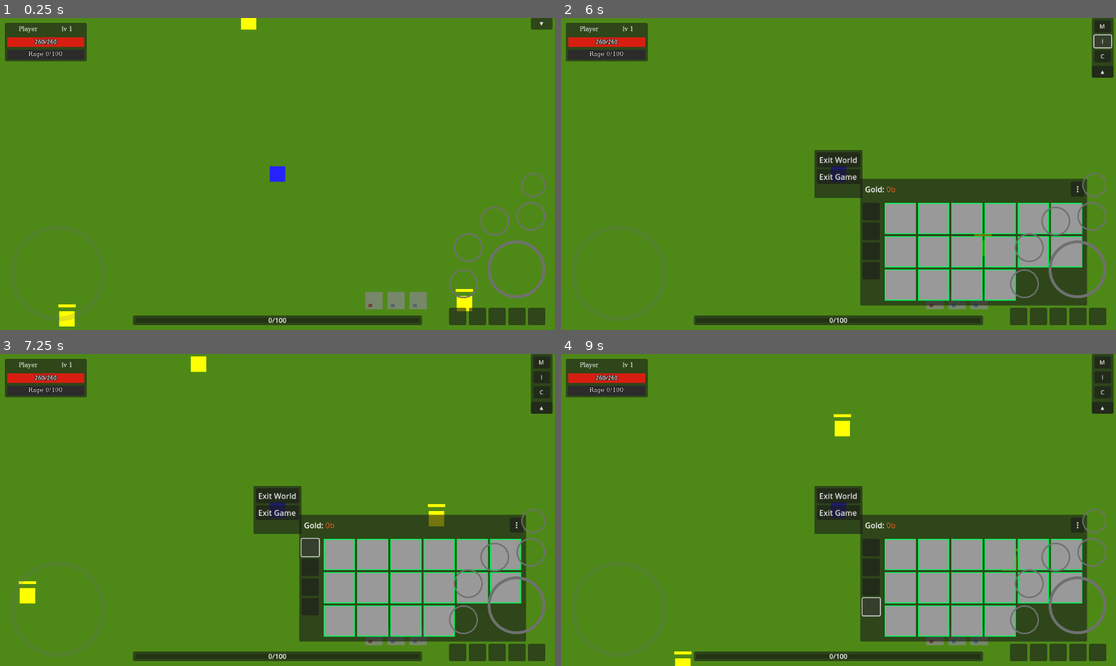
Above: before the commit, frames 1-4 (two rows, left to right).
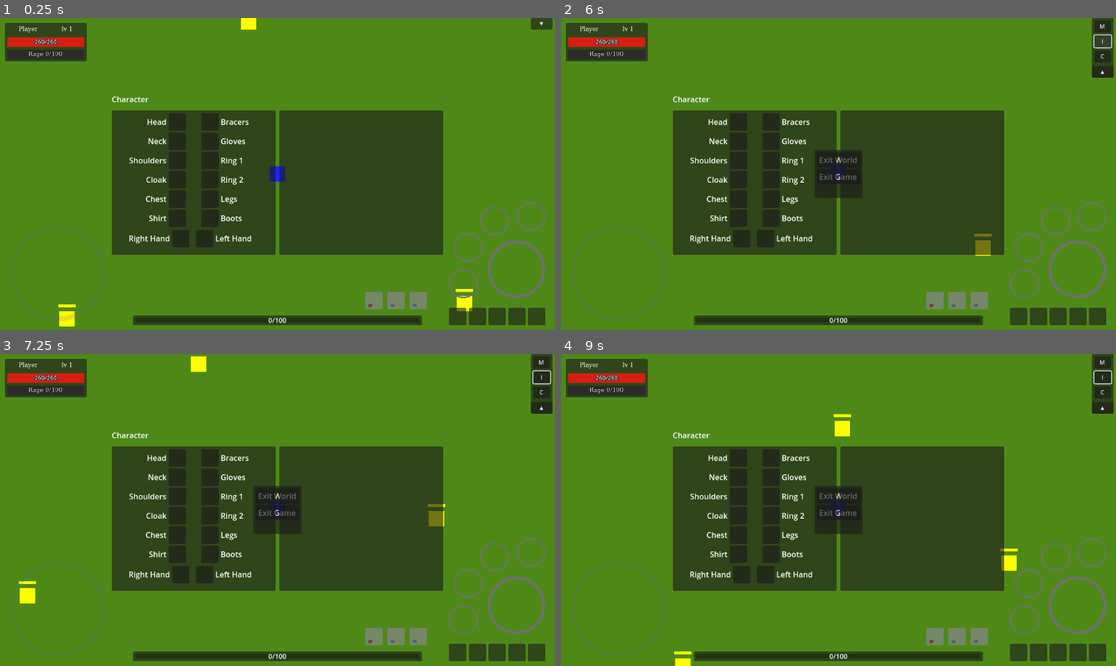
Above: after the commit, the same moments.

Repository: denisshkytko/mmo-mvp-godot
Game: Godot game, scene res://game/scenes/Main.tscn
The game is run twice, just before and just after one commit, with the same random seed, the same clock (stepped at 60 frames per second) and the same inputs. This scene is started directly instead of the project's main scene. The engine's default icon, where the game draws it, is replaced by a stand-in: a white triangle on a blue panel in a dark square.
Inputs (mouse positions are in pixels of both pictures, inside the frame that each line leads up to):
- Up to frame 1 (0.25 s): no input
- Up to frame 2 (6 s): click (1016, 317) at 0.5 s; click (1038, 317) at 1.25 s; click (1060, 317) at 2 s; click (1077, 317) at 2.75 s; click (1099, 317) at 3.5 s; click "▼" at 4.25 s; click "M" at 5 s; click "I" at 5.75 s
- Up to frame 3 (7.25 s): click (310, 547) at 6.52 s
- Up to frame 4 (9 s): click (871, 566) at 7.27 s; click (871, 588) at 8.02 s; click (871, 606) at 8.77 s

The runs differ from the first frame. In frame 1, 27% of the frame differs, in the area x 20-99%, y 25-76%; in frame 2, 34%; in frame 3, 34%; in frame 4, 34%, in the area x 20-100%, y 5-93%.
Error after the commit: Parse Error: Member "visibility_changed" redefined (original in native class 'CanvasLayer') (res://ui/game/hud/inventory_hud.gd:4)

Commit message:
Adjust mobile HUD interaction handling

Diff:
--- a/game/characters/player/interaction_detector.gd
+++ b/game/characters/player/interaction_detector.gd
@@ -50,6 +50,8 @@
 func _add_candidate(node: Node2D) -> void:
 	if node == null or not node.has_method("try_interact"):
 		return
+	if node == _player:
+		return
 	if _candidates.has(node):
 		return
 	_candidates.append(node)
@@ -73,6 +75,8 @@
 	for candidate in _candidates:
 		if candidate == null or not is_instance_valid(candidate):
 			continue
+		if candidate == _player:
+			continue
 		if candidate is Node2D:
 			var dist := (candidate as Node2D).global_position.distance_to(_player.global_position)
 			if dist > max_distance:
--- a/ui/game/hud/character_hud.gd
+++ b/ui/game/hud/character_hud.gd
@@ -4,6 +4,7 @@
 const TOOLTIP_BUILDER := preload("res://ui/game/hud/tooltip_text_builder.gd")
 const STAT_CONST := preload("res://core/stats/stat_constants.gd")
 const PROG := preload("res://core/stats/progression.gd")
+signal visibility_changed(is_open: bool)
 
 const TOOLTIP_MIN_W: float = 260.0
 const TOOLTIP_MAX_W: float = 420.0
@@ -66,6 +67,7 @@
 		get_viewport().size_changed.connect(_on_viewport_resized)
 
 	panel.visible = false
+	emit_signal("visibility_changed", panel.visible)
 	stats_text.bbcode_enabled = true
 	stats_text.fit_content = true
 	stats_text.meta_clicked.connect(_on_meta_clicked)
@@ -96,6 +98,7 @@
 
 func _on_button() -> void:
 	panel.visible = not panel.visible
+	emit_signal("visibility_changed", panel.visible)
 	if panel.visible:
 		call_deferred("_refresh_layout")
 		_refresh()
@@ -105,6 +108,9 @@
 
 func toggle_character() -> void:
 	_on_button()
+
+func is_open() -> bool:
+	return panel.visible
 
 func _on_stats_changed(_snapshot: Dictionary) -> void:
 	if panel.visible:
--- a/ui/game/hud/inventory_hud.gd
+++ b/ui/game/hud/inventory_hud.gd
@@ -1,6 +1,7 @@
 extends CanvasLayer
 
 const TOOLTIP_BUILDER := preload("res://ui/game/hud/tooltip_text_builder.gd")
+signal visibility_changed(is_open: bool)
 @onready var panel: Control = $Root/Panel
 @onready var gold_label: RichTextLabel = $Root/Panel/GoldLabel
 @onready var content: Control = $Root/Panel/Content
@@ -118,6 +119,7 @@
 	add_to_group("inventory_ui")
 	# default to closed in actual gameplay; keep current behavior
 	_is_open = panel.visible
+	emit_signal("visibility_changed", _is_open)
 	if gold_label != null:
 		gold_label.bbcode_enabled = true
 		gold_label.fit_content = true
@@ -160,6 +162,7 @@
 	_style_inventory_tooltip()
 	_hook_slot_panels()
 	_auto_bind_player()
+	_refresh_quick_bar_snapshot()
 	_load_grid_columns()
 	if content != null:
 		var left_offset: float = content.offset_left
@@ -180,6 +183,7 @@
 	_layout_dirty = true
 	_last_applied_columns = -1
 	_bind_inventory_signal()
+	_refresh_quick_bar_snapshot()
 	if _is_open:
 		await _force_initial_layout()
 		await _refresh()
@@ -232,10 +236,16 @@
 	if _inventory_signal_source != null:
 		if not _inventory_signal_source.inventory_changed.is_connected(_on_inventory_changed):
 			_inventory_signal_source.inventory_changed.connect(_on_inventory_changed)
+	_refresh_quick_bar_snapshot()
 
 func _on_inventory_changed() -> void:
 	_layout_dirty = true
 	_refresh_requested = true
+	if not _is_open:
+		_refresh_quick_bar_snapshot()
+
+func is_open() -> bool:
+	return _is_open
 
 func _is_player_ready() -> bool:
 	return player != null and is_instance_valid(player) and player.has_method("get_inventory_snapshot")
@@ -283,6 +293,7 @@
 func _set_open(v: bool) -> void:
 	_is_open = v
 	panel.visible = v
+	emit_signal("visibility_changed", _is_open)
 	if not v:
 		_hide_tooltip()
 		_hide_split()
@@ -1348,6 +1359,14 @@
 		grid.visible = true
 		grid.modulate.a = 1.0
 	_refresh_in_progress = false
+
+func _refresh_quick_bar_snapshot() -> void:
+	_ensure_support_ui()
+	if not _is_player_ready():
+		return
+	var snap: Dictionary = player.get_inventory_snapshot()
+	_sync_quick_slots_from_snapshot(snap)
+	_refresh_quick_bar()
 
 func _render_slot(slot_panel: Panel, i: int, slots: Array) -> void:
 	var icon: TextureRect = slot_panel.get_node_or_null("Icon") as TextureRect
--- a/ui/game/hud/merchant_hud.gd
+++ b/ui/game/hud/merchant_hud.gd
@@ -1,6 +1,7 @@
 extends CanvasLayer
 
 const TOOLTIP_BUILDER := preload("res://ui/game/hud/tooltip_text_builder.gd")
+signal visibility_changed(is_open: bool)
 
 const BUY_PRICE_MULTIPLIER: float = 1.25
 const TOOLTIP_HOLD_MAX_MS: int = 1000
@@ -58,7 +59,9 @@
 var _tooltip_press_pos: Vector2 = Vector2.ZERO
 
 func _ready() -> void:
+	add_to_group("merchant_hud")
 	panel.visible = false
+	emit_signal("visibility_changed", false)
 	tooltip_panel.visible = false
 	_ensure_tooltip_layer()
 	if tooltip_panel != null:
@@ -105,6 +108,7 @@
 	_player = NodeCache.get_player(get_tree())
 	_is_open = true
 	panel.visible = true
+	emit_signal("visibility_changed", true)
 	if title_label != null:
 		var t: String = ""
 		if _merchant != null and _merchant.has_method("get_merchant_title"):
@@ -118,6 +122,7 @@
 func close() -> void:
 	_is_open = false
 	panel.visible = false
+	emit_signal("visibility_changed", false)
 	_hide_tooltip()
 	_sync_inventory_trade_state(false)
 	_merchant = null
--- a/ui/game/hud/mobile/mobile_hud.gd
+++ b/ui/game/hud/mobile/mobile_hud.gd
@@ -5,11 +5,19 @@
 @onready var skill_pad: SkillPad = $Root/RightPad/SkillPad
 
 var _player: Node = null
+var _base_visible: bool = false
+var _inventory_ui: Node = null
+var _character_ui: Node = null
+var _merchant_ui: Node = null
+var _inventory_open: bool = false
+var _character_open: bool = false
+var _merchant_open: bool = false
 
 
 func _ready() -> void:
-	visible = _is_mobile_enabled()
-	if not visible:
+	_base_visible = _is_mobile_enabled()
+	visible = _base_visible
+	if not _base_visible:
 		return
 	_player = NodeCache.get_player(get_tree())
 	if _player == null or not is_instance_valid(_player):
@@ -22,6 +30,46 @@
 		var detector := _player.get_node_or_null("InteractionDetector")
 		if detector != null and detector.has_signal("interactable_changed"):
 			detector.interactable_changed.connect(_on_interactable_changed)
+			_on_interactable_changed(bool(detector.get("interact_available")), detector.get("current_interactable"))
+	_init_window_tracking()
+
+
+func _init_window_tracking() -> void:
+	_inventory_ui = get_tree().get_first_node_in_group("inventory_ui")
+	if _inventory_ui != null and _inventory_ui.has_signal("visibility_changed"):
+		_inventory_ui.visibility_changed.connect(_on_inventory_visibility_changed)
+		if _inventory_ui.has_method("is_open"):
+			_inventory_open = bool(_inventory_ui.call("is_open"))
+	_character_ui = get_tree().get_first_node_in_group("character_hud")
+	if _character_ui != null and _character_ui.has_signal("visibility_changed"):
+		_character_ui.visibility_changed.connect(_on_character_visibility_changed)
+		if _character_ui.has_method("is_open"):
+			_character_open = bool(_character_ui.call("is_open"))
+	_merchant_ui = get_tree().get_first_node_in_group("merchant_hud")
+	if _merchant_ui != null and _merchant_ui.has_signal("visibility_changed"):
+		_merchant_ui.visibility_changed.connect(_on_merchant_visibility_changed)
+		if _merchant_ui.has_method("is_open"):
+			_merchant_open = bool(_merchant_ui.call("is_open"))
+	_update_visibility()
+
+
+func _update_visibility() -> void:
+	visible = _base_visible and not (_inventory_open or _character_open or _merchant_open)
+
+
+func _on_inventory_visibility_changed(is_open: bool) -> void:
+	_inventory_open = is_open
+	_update_visibility()
+
+
+func _on_character_visibility_changed(is_open: bool) -> void:
+	_character_open = is_open
+	_update_visibility()
+
+
+func _on_merchant_visibility_changed(is_open: bool) -> void:
+	_merchant_open = is_open
+	_update_visibility()
 
 
 func _is_mobile_enabled() -> bool:
--- a/ui/game/hud/mobile/skill_pad.gd
+++ b/ui/game/hud/mobile/skill_pad.gd
@@ -20,6 +20,7 @@
 	for btn in _skill_buttons:
 		btn.pressed.connect(_on_skill_button_pressed.bind(int(btn.get_meta("slot_index"))))
 	interact_btn.pressed.connect(_on_interact_pressed)
+	set_interact_visible(false)
 
 
 func _setup_slot_meta() -> void:
